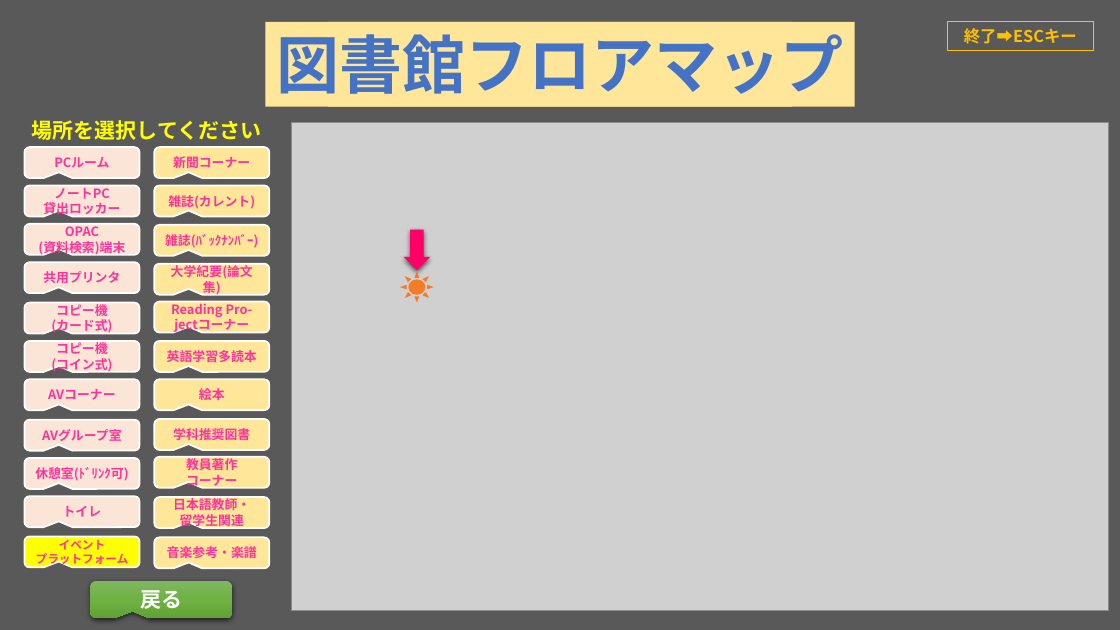
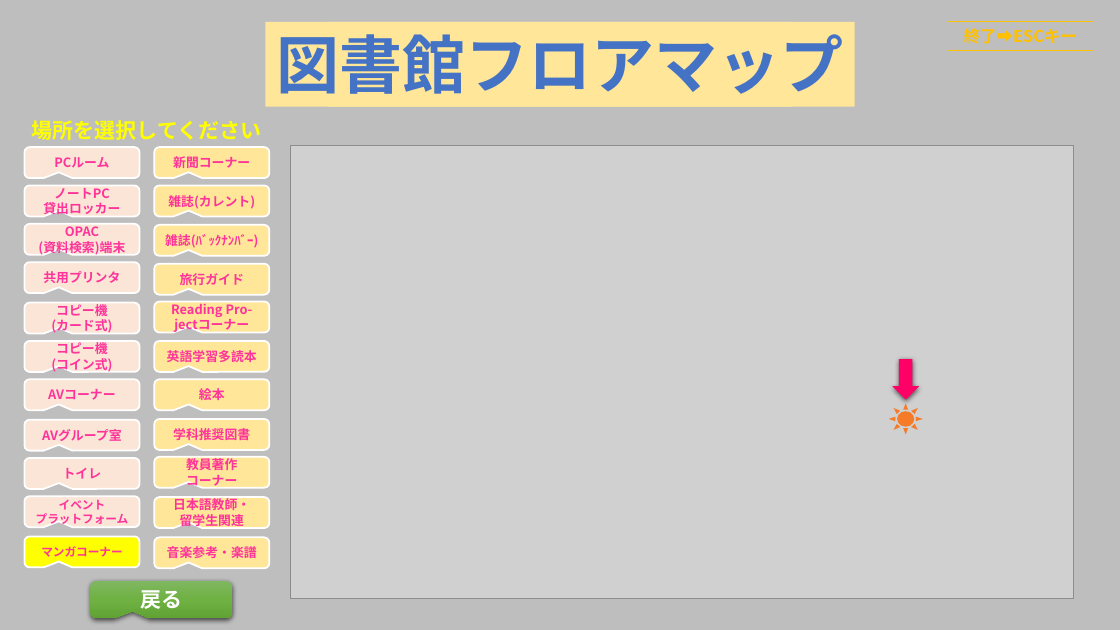
Before and after one commit to Nippo-Group/ferris-library-nuxt3, a slide deck: slide 105 of public/documents/floor-map/floor-map_3d.ppsx. Drawn at 1120x630 pixels with LibreOffice and Linux fonts; fonts in the diff are those of the drawing; grey boxes stand for pictures. Boxes give left, top, right and bottom in pixels: in the first picture for what was removed or moved away, otherwise in the second. Text is boxed around its words. In the diff, an @@ line names an element or a change of style, - is before the commit and + after.

```diff
--- a/public/documents/floor-map/floor-map_3d.ppsx
+++ b/public/documents/floor-map/floor-map_3d.ppsx
@@ background #595959 to #BEBEBE @@
@@ picture: place and size @@
-picture at box(292, 123, 1109, 611)
+picture at box(291, 145, 1074, 598)
@@ text in rounded speech box at box(180, 273, 244, 285): text changed @@
-大学紀要(論文集)
+旅行ガイド
@@ left arrow: place and size @@
-left arrow at box(403, 230, 430, 271)
+left arrow at box(892, 360, 919, 400)
@@ sun: place and size @@
-sun at box(400, 271, 434, 302)
+sun at box(889, 403, 923, 434)
@@ rounded speech box "トイレ": place and size @@
-rounded speech box "トイレ" at box(24, 497, 139, 528)
+rounded speech box "トイレ" at box(24, 458, 139, 489)
@@ rounded speech box removed at box(24, 458, 139, 489) @@
-休憩室(ﾄﾞﾘﾝｸ可)
@@ rounded speech box "イベント": place and size @@
-rounded speech box "イベント" at box(24, 537, 139, 568)
+rounded speech box "イベント" at box(24, 497, 139, 528)
@@ rounded speech box "イベント" at box(24, 497, 139, 528): fill #FFFF00 to #FBE5D6 @@
@@ rounded speech box added at box(24, 537, 139, 568), fill #FFFF00, outline #FFFFFF 1.5 pt, 10 pt, text #FF3399, bold @@
+マンガコーナー
```
Also in this commit, not shown: 114 other slides changed, 1 other file.
